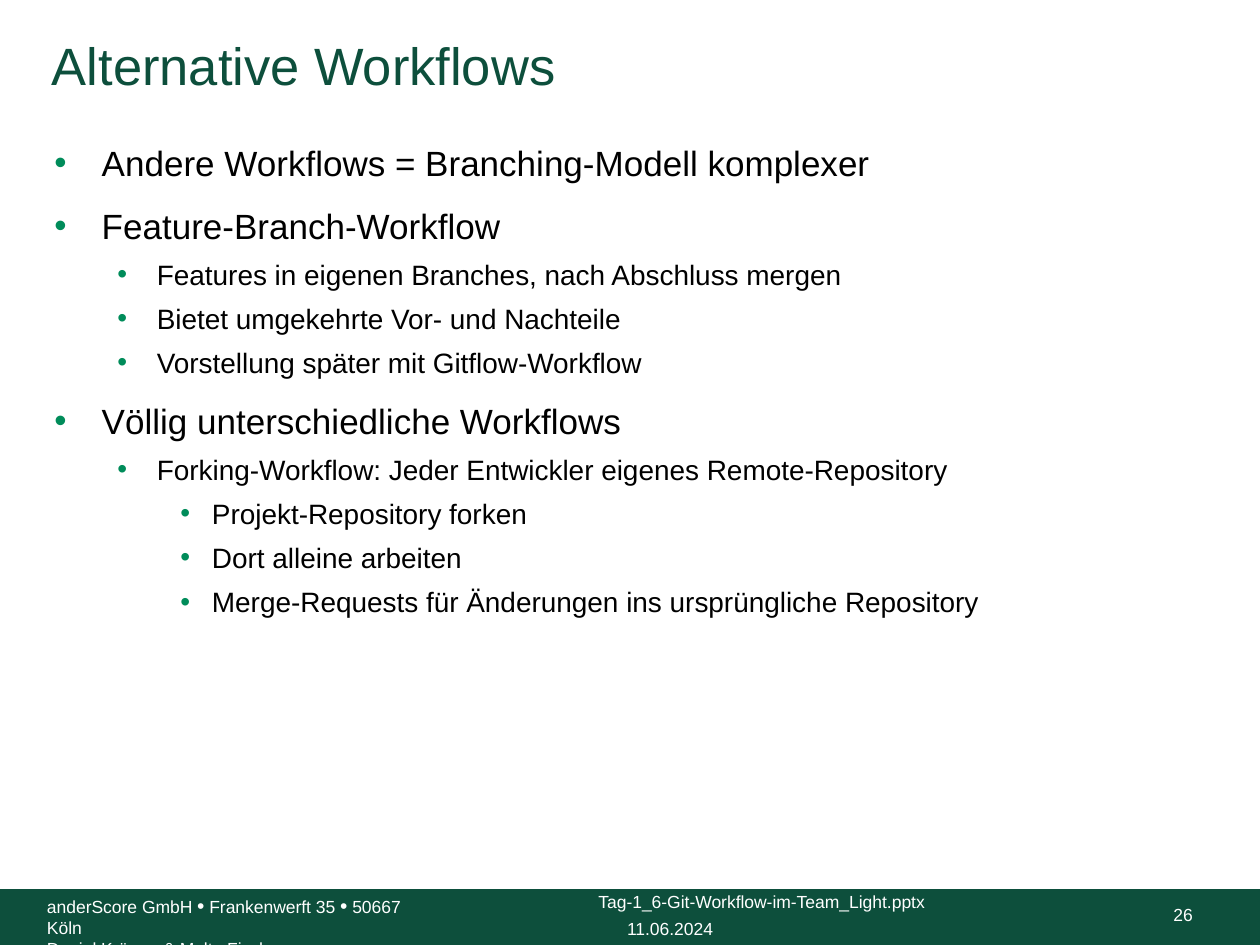
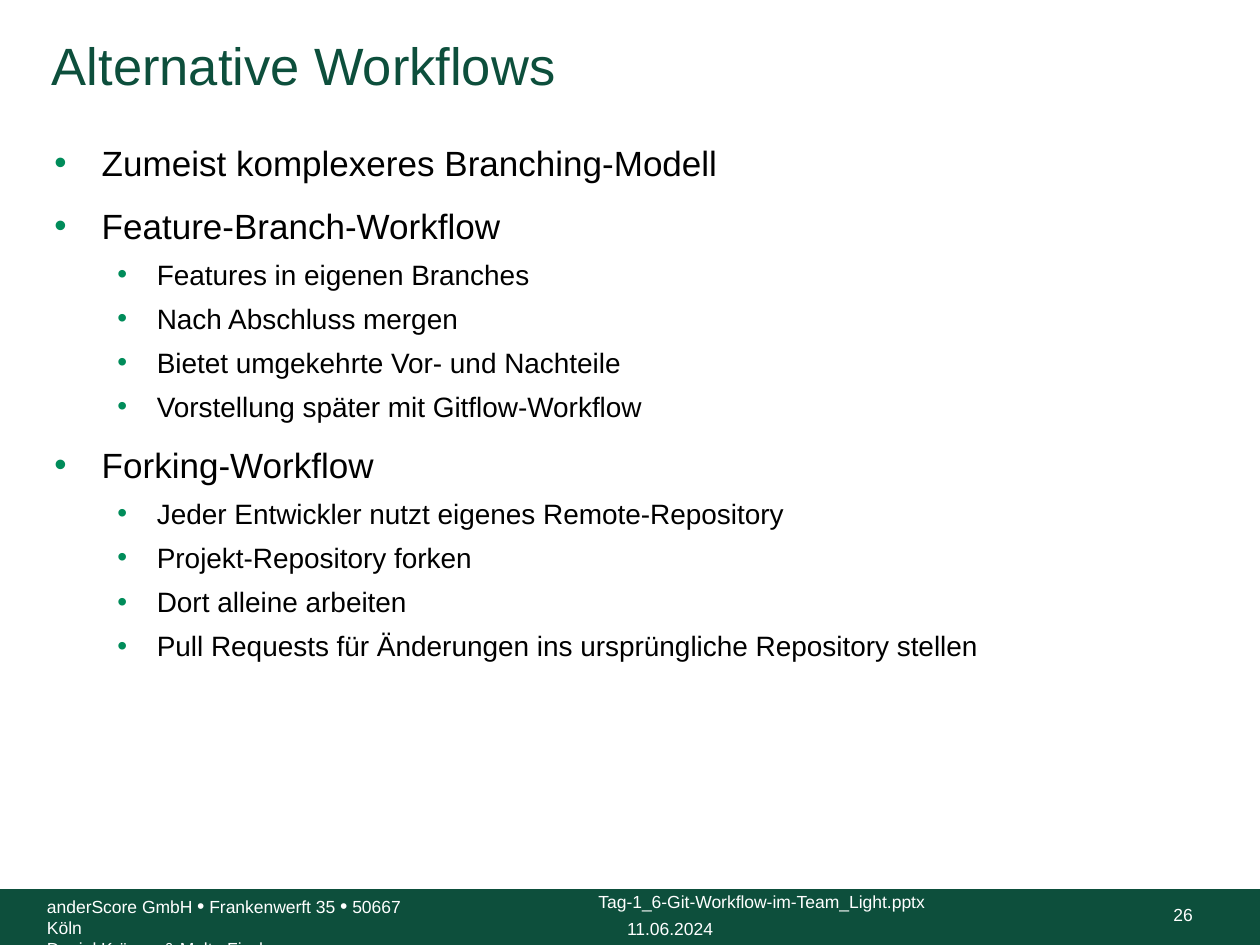
Before and after one commit to anderscore-gmbh/gitlab, a slide deck: slide 26 of slides/Tag-1_6-Git-Workflow-im-Team_Light.pptx. Drawn at 1260x945 pixels with LibreOffice and Linux fonts; fonts in the diff are those of the drawing; background and template pictures are left out. Boxes give left, top, right and bottom in pixels: in the first picture for what was removed or moved away, otherwise in the second. Text is boxed around its words. In the diff, an @@ line names an element or a change of style, - is before the commit and + after.

```diff
--- a/slides/Tag-1_6-Git-Workflow-im-Team_Light.pptx
+++ b/slides/Tag-1_6-Git-Workflow-im-Team_Light.pptx
@@ text at [102, 150, 717, 183]: text changed @@
-• Andere Workflows = Branching-Modell komplexer
+• Zumeist komplexeres Branching-Modell
@@ text at [157, 264, 529, 334]: text changed @@
-  • Features in eigenen Branches, nach Abschluss mergen
+  • Features in eigenen Branches
+  • Nach Abschluss mergen
@@ text at [102, 452, 783, 529]: text changed @@
-• Völlig unterschiedliche Workflows
-  • Forking-Workflow: Jeder Entwickler eigenes Remote-Repository
+• Forking-Workflow
+  • Jeder Entwickler nutzt eigenes Remote-Repository
@@ text at [157, 547, 472, 613]: list level 3 to 2 in "Projekt-Repository forken"; list level 3 to 2 in "Dort alleine arbeiten" @@
@@ text at [157, 634, 978, 661]: text changed @@
-    • Merge-Requests für Änderungen ins ursprüngliche Repository
+  • Pull Requests für Änderungen ins ursprüngliche Repository stellen
```
Also in this commit, not shown: 19 other slides changed, 5 other files.
